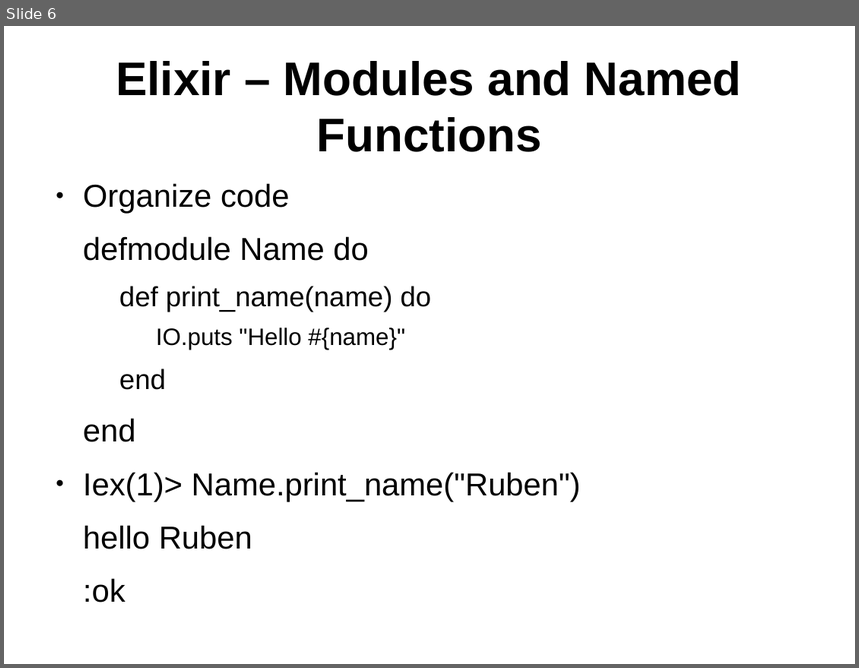
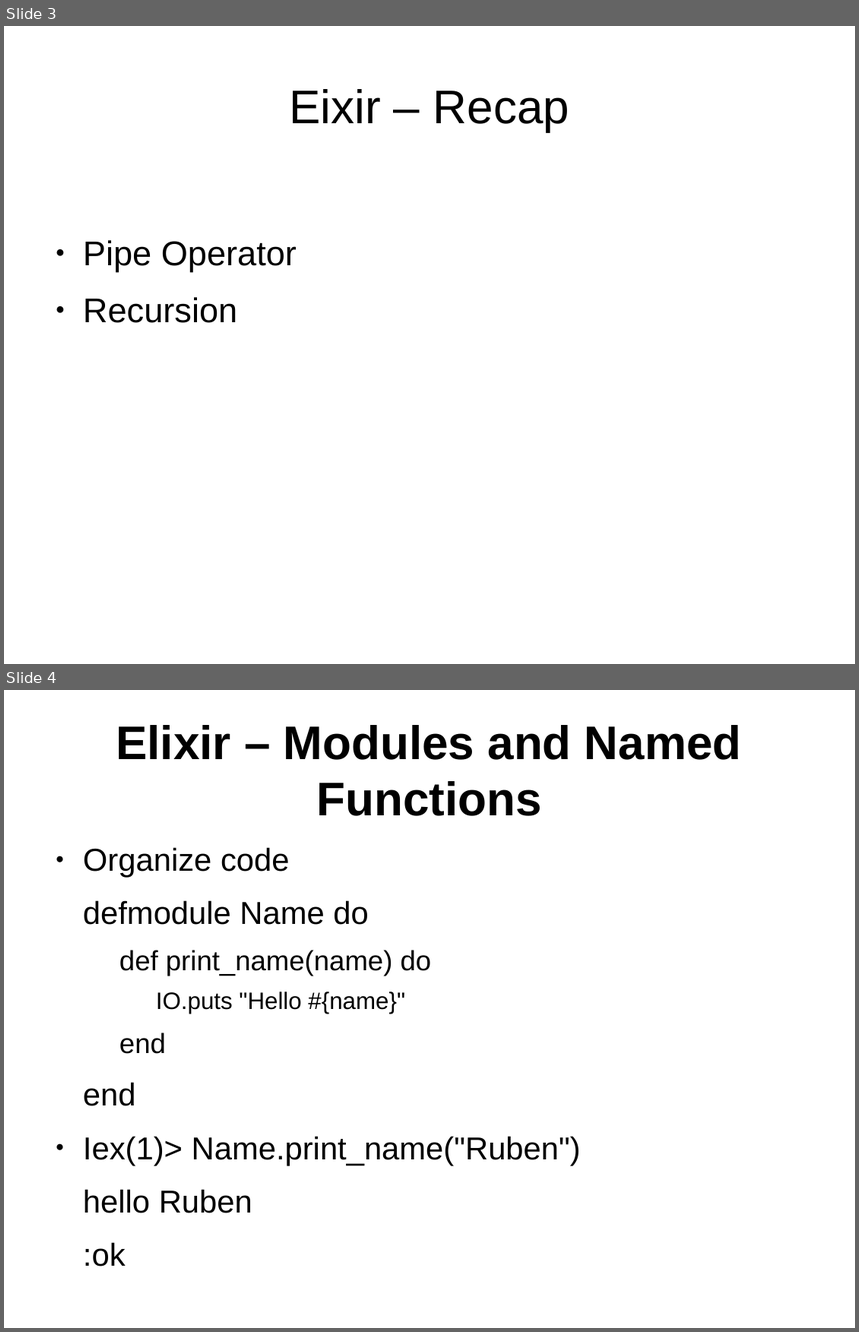
Before and after one commit to ramortegui/talks, a slide deck: elixir-basics-2.odp. Shown one above the other, each under a label of ours: slide 6 before the commit, slides 3 and 4 after it. The pictures are 859x668 and 859x1332 pixels, drawn with LibreOffice and Linux fonts; fonts in the diff are those of the drawing. Boxes give left, top, right and bottom in pixels: in the first picture for what was removed or moved away, otherwise in the second. Text is boxed around its words. In the diff, an @@ line names an element or a change of style, - is before the commit and + after.

```diff
--- a/elixir-basics-2.odp
+++ b/elixir-basics-2.odp
@@ slide 3 added at (x1=4, y1=26, x2=855, y2=664), background #FFFFFF @@
@@ title added at (x1=289, y1=89, x2=569, y2=132), 44 pt, text #000000 @@
+Eixir – Recap
@@ text added at (x1=83, y1=240, x2=297, y2=323), 32 pt, text #000000 @@
+● Pipe Operator
+● Recursion
@@ what was slide 6 is now slide 4 @@
```
Also in this commit, not shown: 1 slide changed, 1 other slide added, 3 slides removed.
